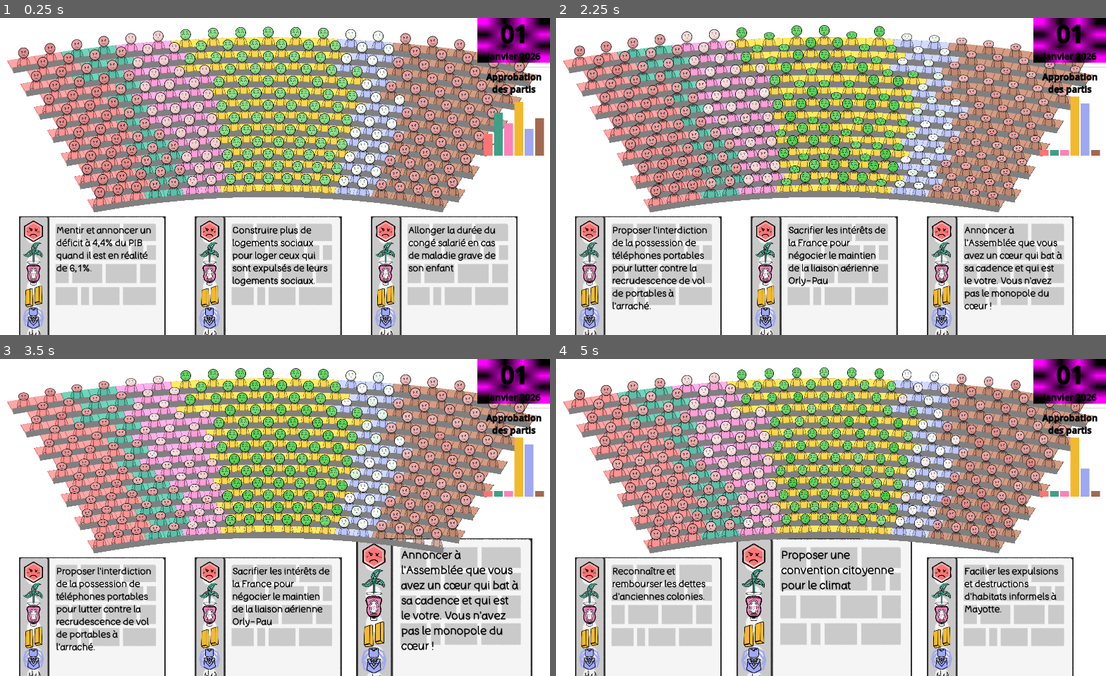
Above: before the commit, frames 1-4 (two rows, left to right).
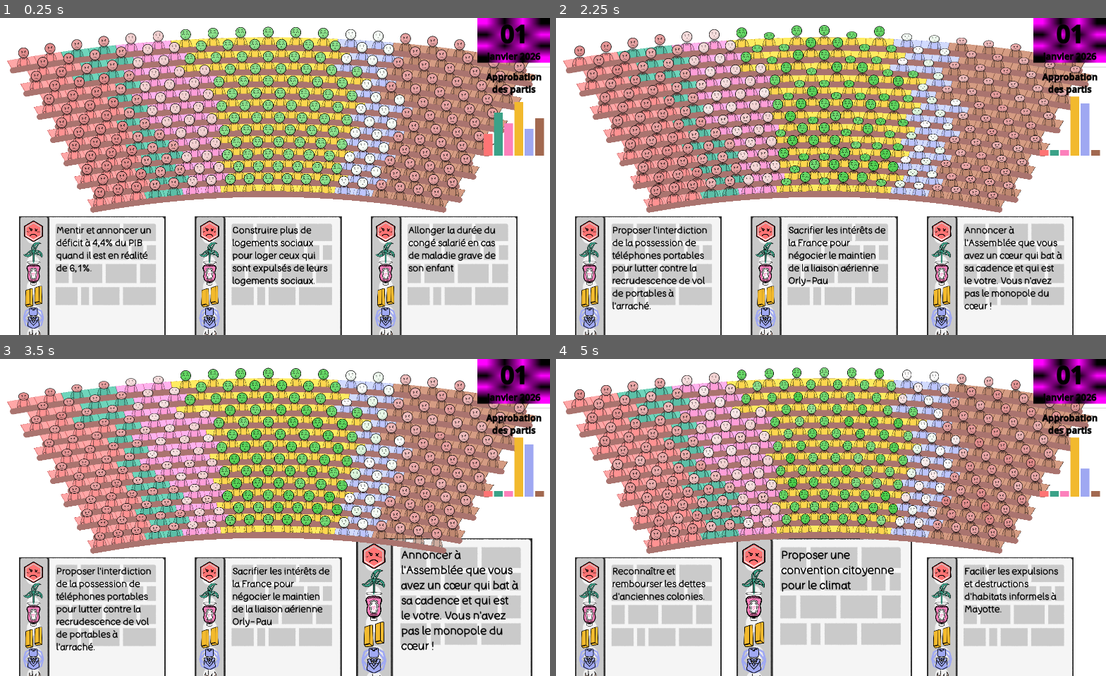
Above: after the commit, the same moments.

Repository: remimorvan/assemblee-nationale-simulator
Game: Godot game, scene res://scenes/game.tscn
Same seed, same stepped clock (60 frames per second), same inputs: the game is played once before the commit and once after it.
Inputs (mouse positions are in pixels of both pictures, inside the frame that each line leads up to):
- Up to frame 1 (0.25 s): no input
- Up to frame 2 (2.25 s): tap Enter at 0.5 s; move the mouse to (649, 312) at 0.52 s; click (649, 312) at 0.67 s; move the mouse to (825, 312) at 1.27 s; click (825, 312) at 1.42 s; move the mouse to (1001, 312) at 2.02 s; click (1001, 312) at 2.17 s
- Up to frame 3 (3.5 s): click (445, 653) at 2.92 s
- Up to frame 4 (5 s): move the mouse to (825, 653) at 3.52 s; click (825, 653) at 3.67 s; click (825, 653) at 4.42 s

The runs differ from the first frame. In frame 1, 12% of the frame differs, in the area x 1-97%, y 8-62%; in frame 2, 12%; in frame 3, 12%; in frame 4, 13%.

Commit message:
Polish mineur du dessin des bureaux

Diff:
--- a/scripts/hemicycle.gd
+++ b/scripts/hemicycle.gd
@@ -80,8 +80,11 @@
 			point = cell_to_uv(float(width), float(i) + bar_height)
 		line.add_point(point)
 
-		line.default_color = Color(0.5, 0.5, 0.5, 1.)
+		line.default_color = desk_color
 		line.width = 20.0
+		line.antialiased = true
+		line.begin_cap_mode = Line2D.LINE_CAP_ROUND
+		line.end_cap_mode = Line2D.LINE_CAP_ROUND
 		add_child(line)
 		line.z_index = 2*(height-i);
 
